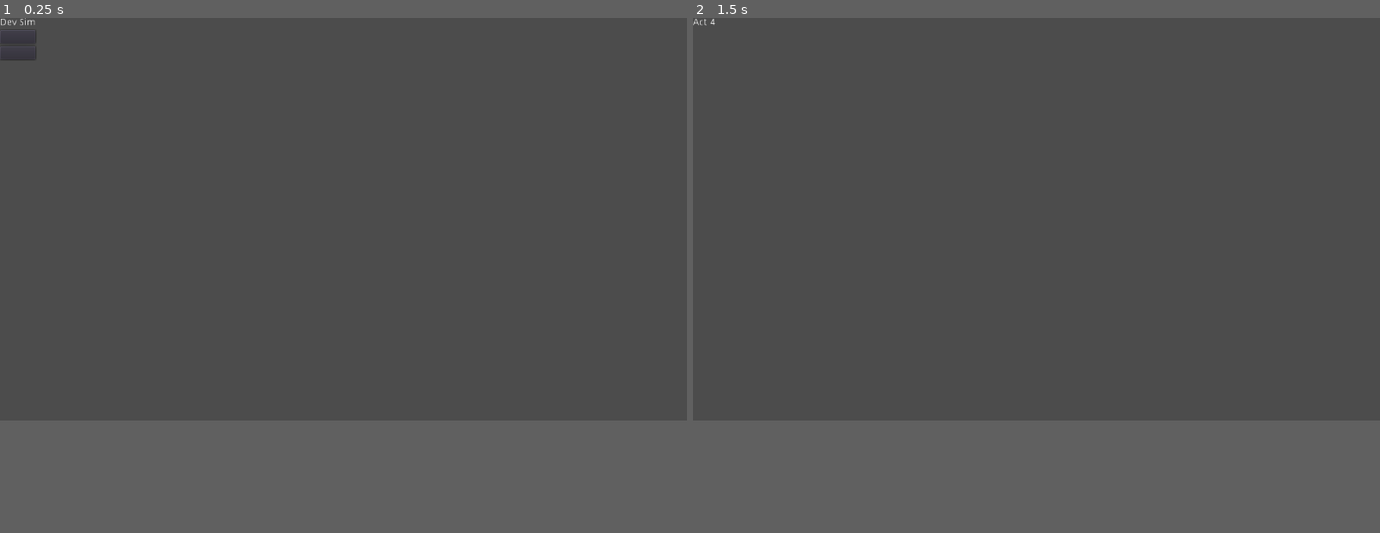
Above: before the commit, frames 1-2 (left to right).
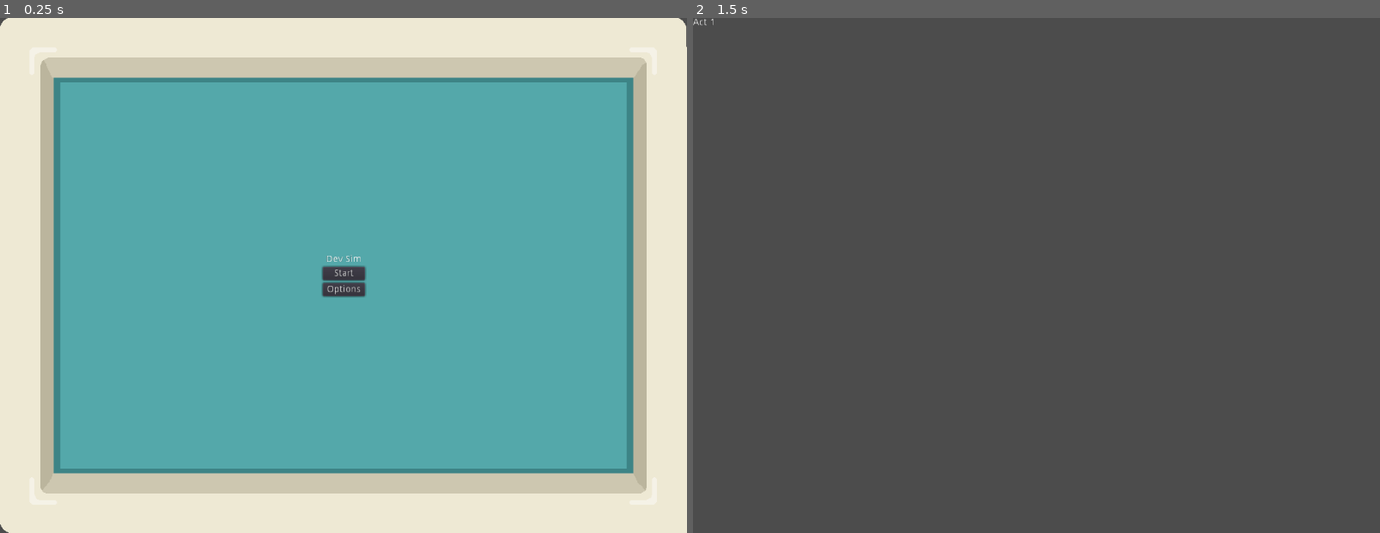
Above: after the commit, the same moments.

Repository: awlego/gmtk2023
Game: Godot game, scene res://MainMenu.tscn
The game is run twice, just before and just after one commit, with the same random seed, the same clock (stepped at 60 frames per second) and the same inputs.
Inputs (mouse positions are in pixels of both pictures, inside the frame that each line leads up to; where the layout moved, square brackets give the same spot in the first picture):
- Up to frame 1 (0.25 s): no input
- Up to frame 2 (1.5 s): click (1036, 229) [713, 54] at 0.5 s; click (1036, 218) [713, 38] at 1.25 s
In our replay, the window is 800x469 before the commit and 800x600 after it. These sizes can differ from the game's own. Grey fills any space a smaller window leaves; there, only what the larger window draws over its background counts as a difference.

The runs differ from the first frame. In frame 1, 90% of the frame differs, in the area x 0-100%, y 0-100%; in frame 2, less than 0.1%.

Commit message:
added some assets'

Diff:
--- a/devsim/MainMenu.tscn
+++ b/devsim/MainMenu.tscn
@@ -1,31 +1,47 @@
-[gd_scene load_steps=3 format=2]
+[gd_scene load_steps=4 format=2]
 
 [ext_resource path="res://Title.gd" type="Script" id=1]
 [ext_resource path="res://StartButton.gd" type="Script" id=2]
+[ext_resource path="res://assets/backgrounds/Windows_Screen.png" type="Texture" id=3]
 
 [node name="Menu" type="CanvasLayer"]
 
-[node name="VBoxContainer" type="VBoxContainer" parent="."]
-margin_right = 53.0
-margin_bottom = 62.0
+[node name="TextureRect" type="TextureRect" parent="."]
+margin_right = 1024.0
+margin_bottom = 768.0
+texture = ExtResource( 3 )
+
+[node name="VBoxContainer" type="VBoxContainer" parent="TextureRect"]
+anchor_left = 0.5
+anchor_top = 0.5
+anchor_right = 0.5
+anchor_bottom = 0.5
+margin_left = -31.5
+margin_top = -31.0
+margin_right = 31.5
+margin_bottom = 31.0
+grow_horizontal = 2
+grow_vertical = 2
 alignment = 1
 
-[node name="Title" type="Label" parent="VBoxContainer"]
-margin_right = 53.0
+[node name="Title" type="Label" parent="TextureRect/VBoxContainer"]
+margin_right = 63.0
 margin_bottom = 14.0
 text = "Dev Sim"
 align = 1
 script = ExtResource( 1 )
 
-[node name="StartButton" type="Button" parent="VBoxContainer"]
+[node name="StartButton" type="Button" parent="TextureRect/VBoxContainer"]
 margin_top = 18.0
-margin_right = 53.0
+margin_right = 63.0
 margin_bottom = 38.0
+text = "Start"
 script = ExtResource( 2 )
 
-[node name="OptionsButton" type="Button" parent="VBoxContainer"]
+[node name="OptionsButton" type="Button" parent="TextureRect/VBoxContainer"]
 margin_top = 42.0
-margin_right = 53.0
+margin_right = 63.0
 margin_bottom = 62.0
+text = "Options"
 
-[connection signal="pressed" from="VBoxContainer/StartButton" to="VBoxContainer/StartButton" method="_on_StartButton_pressed"]
+[connection signal="pressed" from="TextureRect/VBoxContainer/StartButton" to="TextureRect/VBoxContainer/StartButton" method="_on_StartButton_pressed"]
--- /dev/null
+++ b/devsim/Stage1.tscn
@@ -0,0 +1,10 @@
+[gd_scene format=2]
+
+[node name="Control" type="Control"]
+anchor_right = 1.0
+anchor_bottom = 1.0
+
+[node name="ActTitle" type="Label" parent="."]
+margin_right = 40.0
+margin_bottom = 14.0
+text = "Act 1"
--- a/devsim/StartButton.gd
+++ b/devsim/StartButton.gd
@@ -11,7 +11,7 @@
 	pass # Replace with function body.
 
 func _on_StartButton_pressed():
-	get_tree().change_scene("res://Stage4.tscn")
+	get_tree().change_scene("res://Stage1.tscn")
 	pass # Replace with function body.
 
 # Called every frame. 'delta' is the elapsed time since the previous frame.
--- a/devsim/project.godot
+++ b/devsim/project.godot
@@ -16,6 +16,7 @@
 
 [display]
 
+window/size/height=768
 window/stretch/mode="2d"
 window/stretch/aspect="expand"
 
Binary file added: devsim/assets/backgrounds/Windows_Screen.png
Not shown, added: devsim/assets/backgrounds/Windows_Screen.png.import
Not shown, changed: .gitignore
